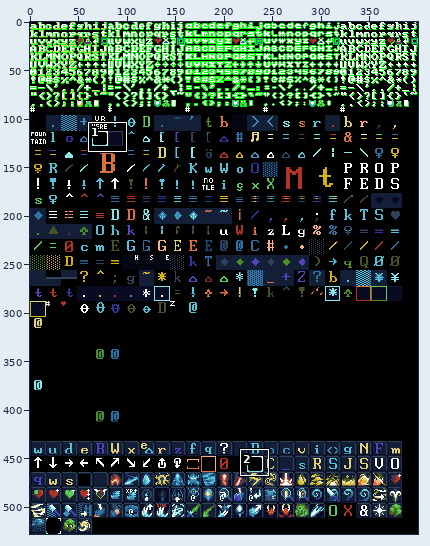
Pixel-art file -- src/master.aseprite. Above: a wide view before the commit, with the close-up outlined.
Close-up. Before the commit:
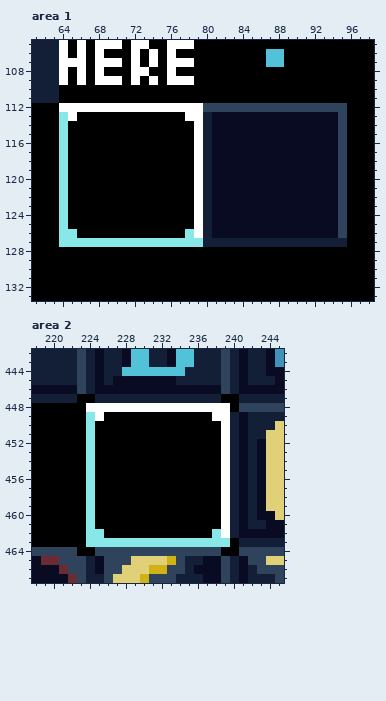
400x528 pixels, 1 frame. Shown: area 1: x 61..98, y 105..133; area 2: x 218..245, y 442..467.
After the commit:
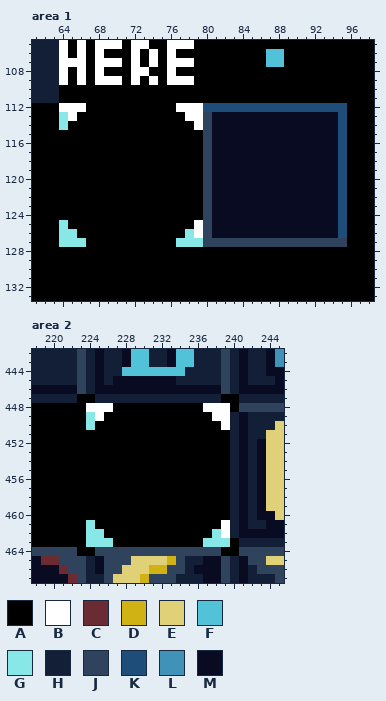
Palette (. is transparent): A #000000  B #ffffff  C #6b2b33  D #d1b215  E #e0d078  F #52c2d9  G #88e8e8  H #131f36  J #30435c  K #1f4d7a  L #4092b8  M #080b21
The exact change:
{"where": "area 1, layer \"MASTER/Master\""}
{"y":112,"x":67,"old":"BBBBBBBBBB","new":"AAAAAAAAAA"}
{"y":112,"x":80,"old":"JJJJJJJJJJJJJJJJ","new":"KKKKKKKKKKKKKKKK"}
{"y":113,"x":80,"old":"H","new":"J"}
{"y":113,"x":95,"old":"J","new":"K"}
{"y":114,"x":80,"old":"H","new":"J"}
{"y":114,"x":95,"old":"J","new":"K"}
{"y":115,"x":64,"old":"G","new":"A"}
{"y":115,"x":79,"old":"BH","new":"AJ"}
{"y":115,"x":95,"old":"J","new":"K"}
{"y":116,"x":64,"old":"G","new":"A"}
{"y":116,"x":79,"old":"BH","new":"AJ"}
{"y":116,"x":95,"old":"J","new":"K"}
{"y":117,"x":64,"old":"G","new":"A"}
{"y":117,"x":79,"old":"BH","new":"AJ"}
{"y":117,"x":95,"old":"J","new":"K"}
{"y":118,"x":64,"old":"G","new":"A"}
{"y":118,"x":79,"old":"BH","new":"AJ"}
{"y":118,"x":95,"old":"J","new":"K"}
{"y":119,"x":64,"old":"G","new":"A"}
{"y":119,"x":79,"old":"BH","new":"AJ"}
{"y":119,"x":95,"old":"J","new":"K"}
{"y":120,"x":64,"old":"G","new":"A"}
{"y":120,"x":79,"old":"BH","new":"AJ"}
{"y":120,"x":95,"old":"J","new":"K"}
{"y":121,"x":64,"old":"G","new":"A"}
{"y":121,"x":79,"old":"BH","new":"AJ"}
{"y":121,"x":95,"old":"J","new":"K"}
{"y":122,"x":64,"old":"G","new":"A"}
{"y":122,"x":79,"old":"BH","new":"AJ"}
{"y":122,"x":95,"old":"J","new":"K"}
{"y":123,"x":64,"old":"G","new":"A"}
{"y":123,"x":79,"old":"BH","new":"AJ"}
{"y":123,"x":95,"old":"J","new":"K"}
{"y":124,"x":64,"old":"G","new":"A"}
{"y":124,"x":79,"old":"BH","new":"AJ"}
{"y":124,"x":95,"old":"J","new":"K"}
{"y":125,"x":80,"old":"H","new":"J"}
{"y":125,"x":95,"old":"J","new":"K"}
{"y":126,"x":80,"old":"H","new":"J"}
{"y":126,"x":95,"old":"J","new":"K"}
{"y":127,"x":67,"old":"GGGGGGGGGG","new":"AAAAAAAAAA"}
{"y":127,"x":80,"old":"HHHHHHHHHHHHHHHH","new":"JJJJJJJJJJJJJJJJ"}
{"where": "area 2, layer \"MASTER/Master\""}
{"y":448,"x":227,"old":"BBBBBBBBBB","new":"AAAAAAAAAA"}
{"y":451,"x":224,"old":"G","new":"A"}
{"y":451,"x":239,"old":"B","new":"A"}
{"y":452,"x":224,"old":"G","new":"A"}
{"y":452,"x":239,"old":"B","new":"A"}
{"y":453,"x":224,"old":"G","new":"A"}
{"y":453,"x":239,"old":"B","new":"A"}
{"y":454,"x":224,"old":"G","new":"A"}
{"y":454,"x":239,"old":"B","new":"A"}
{"y":455,"x":224,"old":"G","new":"A"}
{"y":455,"x":239,"old":"B","new":"A"}
{"y":456,"x":224,"old":"G","new":"A"}
{"y":456,"x":239,"old":"B","new":"A"}
{"y":457,"x":224,"old":"G","new":"A"}
{"y":457,"x":239,"old":"B","new":"A"}
{"y":458,"x":224,"old":"G","new":"A"}
{"y":458,"x":239,"old":"B","new":"A"}
{"y":459,"x":224,"old":"G","new":"A"}
{"y":459,"x":239,"old":"B","new":"A"}
{"y":460,"x":224,"old":"G","new":"A"}
{"y":460,"x":239,"old":"B","new":"A"}
{"y":463,"x":227,"old":"GGGGGGGGGG","new":"AAAAAAAAAA"}
{"label":"changed","picture_box":[59,103,347,247]}
{"label":"changed","picture_box":[86,403,230,547]}
